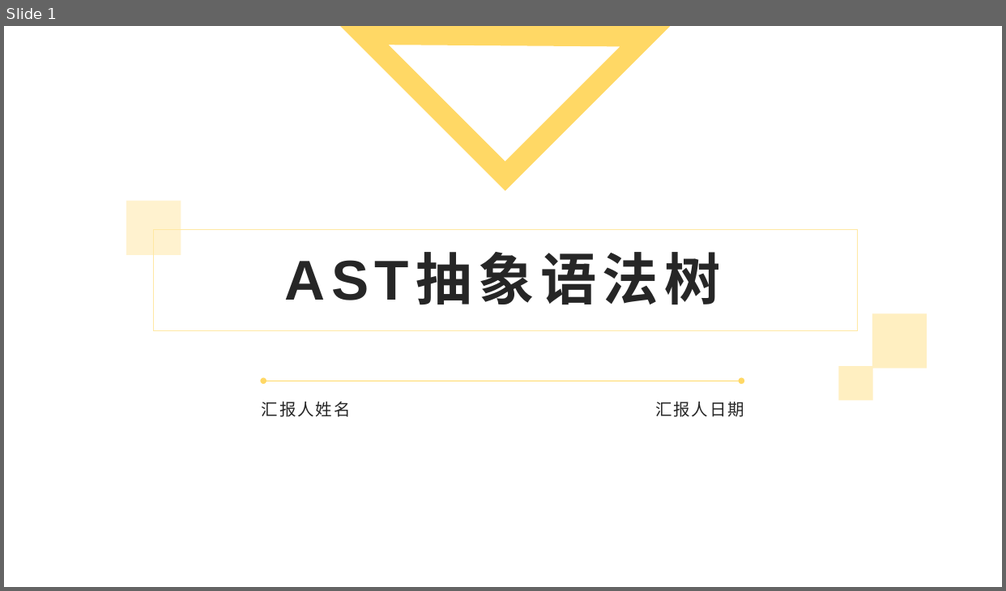
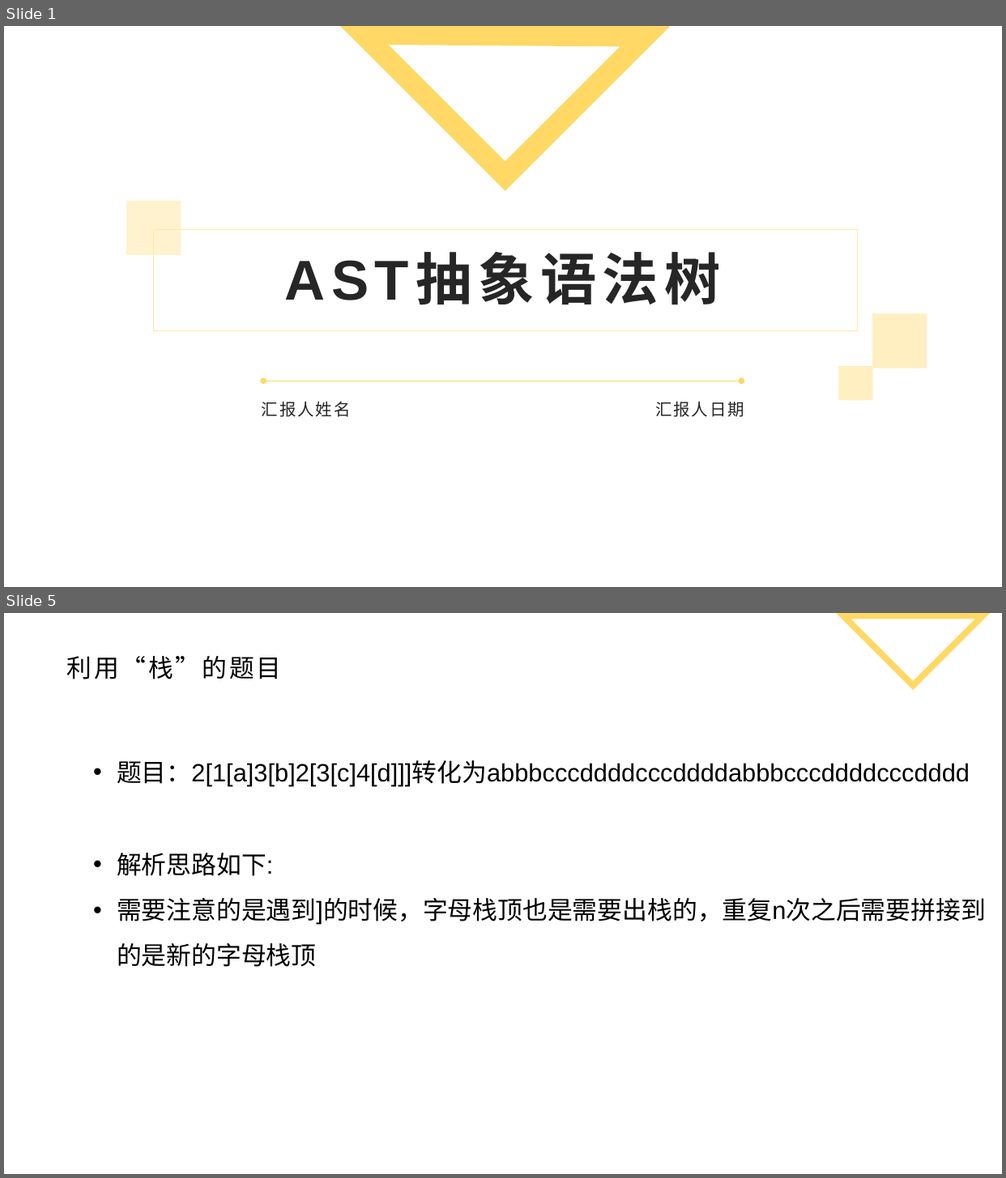
Before and after one commit to xiaoxiao-lady/vue, a slide deck: ast/AST图解-自学.pptx. Shown one above the other, each under a label of ours: slide 1 before the commit, slides 1 and 5 after it; the slides between them are not shown. The pictures are 1006x591 and 1006x1178 pixels, drawn with LibreOffice and Linux fonts; fonts in the diff are those of the drawing; background and template pictures are left out. Boxes give left, top, right and bottom in pixels: in the first picture for what was removed or moved away, otherwise in the second. Text is boxed around its words. In the diff, an @@ line names an element or a change of style, - is before the commit and + after.

```diff
--- a/ast/AST图解-自学.pptx
+++ b/ast/AST图解-自学.pptx
@@ slide 5 added at (x1=4, y1=613, x2=1002, y2=1174), background #FFFFFF @@
@@ freeform shape added at (x1=844, y1=613, x2=982, y2=685), outline #FFD865 6 pt @@
@@ title added at (x1=67, y1=656, x2=281, y2=679), 24 pt, text #000000 @@
+利用“栈”的题目
@@ text added at (x1=117, y1=760, x2=986, y2=925), 24 pt, text #000000 @@
+• 题目：2[1[a]3[b]2[3[c]4[d]]]转化为abbbcccddddcccddddabbbcccddddcccdddd
+• 解析思路如下:
+• 需要注意的是遇到]的时候，字母栈顶也是需要出栈的，重复n次之后需要拼接到的是新的字母栈顶
```
Also in this commit, not shown: 13 other slides added, 21 slides removed, 1 other file.
